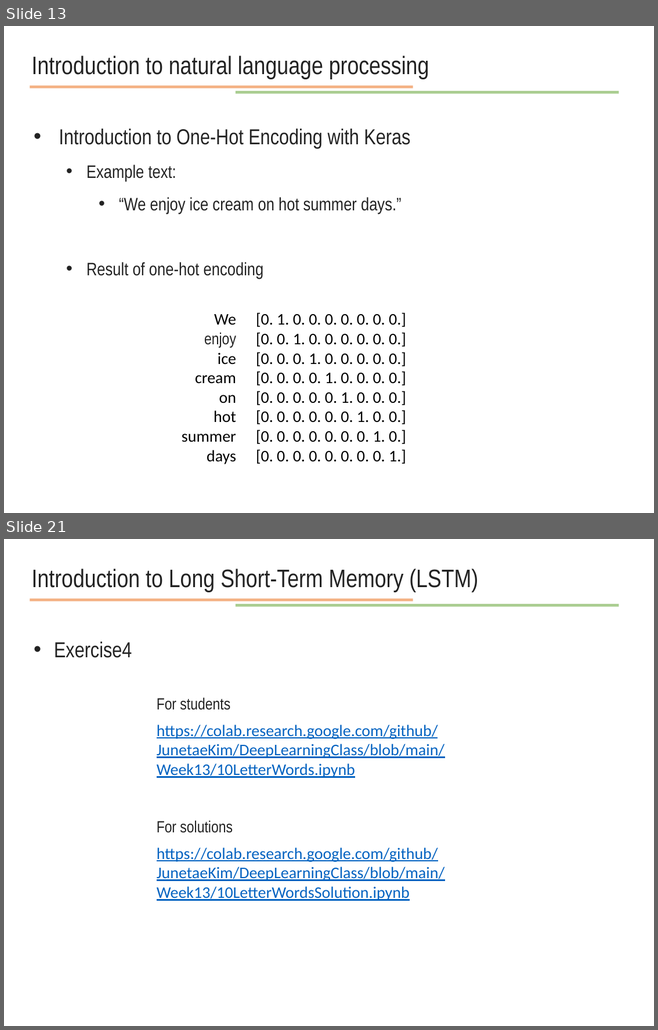
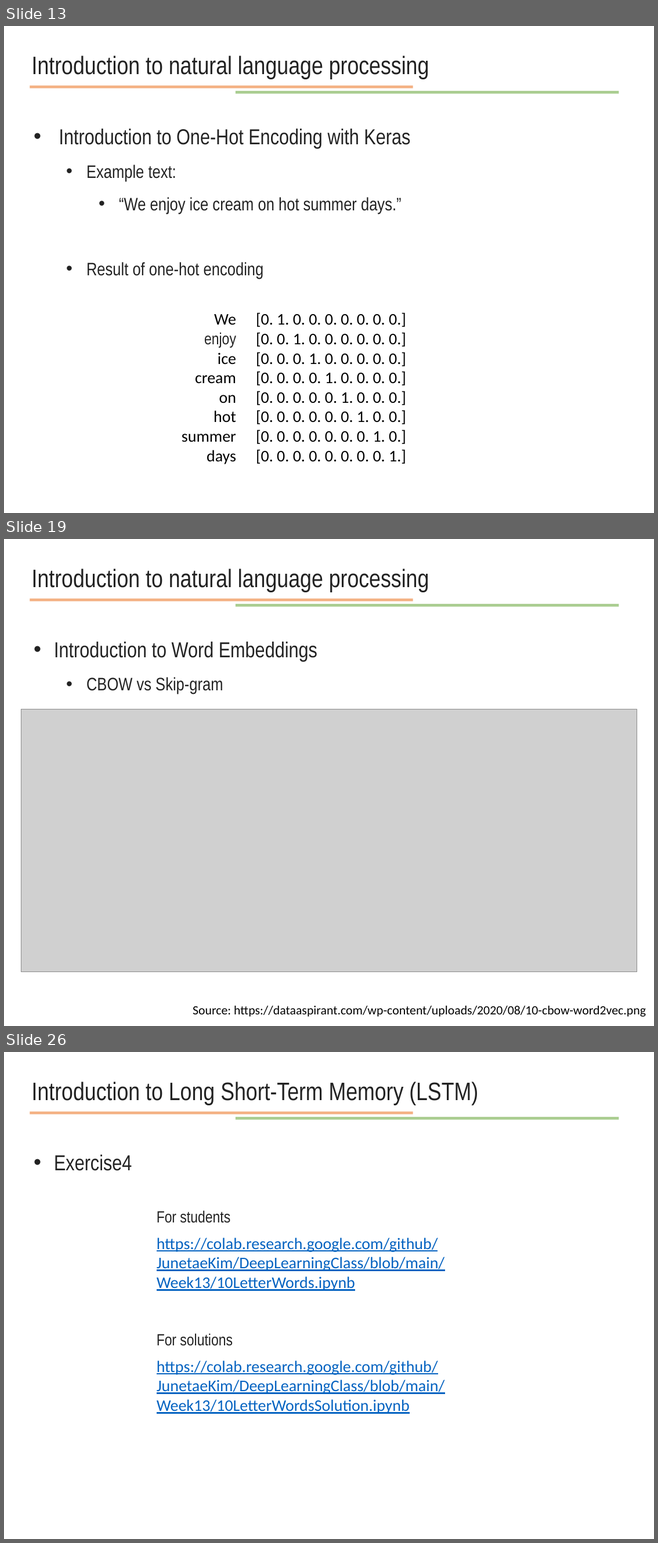
Before and after one commit to JunetaeKim/DeepLearningClass, a slide deck: Week14/week14 natural language processing.pptx. Shown one above the other, each under a label of ours: slides 13 and 21 before the commit, slides 13, 19 and 26 after it; the slides between them are not shown. The pictures are 658x1030 and 658x1543 pixels, drawn with LibreOffice and Linux fonts; fonts in the diff are those of the drawing; grey boxes stand for pictures. Boxes give left, top, right and bottom in pixels: in the first picture for what was removed or moved away, otherwise in the second. Text is boxed around its words. In the diff, an @@ line names an element or a change of style, - is before the commit and + after.

```diff
--- a/Week14/week14 natural language processing.pptx
+++ b/Week14/week14 natural language processing.pptx
@@ slide 19 added at (x1=4, y1=539, x2=654, y2=1026), background #FFFFFF @@
@@ text added at (x1=32, y1=569, x2=429, y2=592), 28 pt, text #222222 @@
+Introduction to natural language processing
@@ line added from (30, 600) to (412, 600), #ED7D31 3 pt @@
@@ line added from (235, 605) to (619, 605), #70AD47 3 pt @@
@@ text added at (x1=54, y1=642, x2=317, y2=694), 24 pt, text #222222 @@
+• Introduction to Word Embeddings
+  • CBOW vs Skip-gram
@@ picture added at (x1=21, y1=709, x2=636, y2=972) @@
@@ text added at (x1=192, y1=1006, x2=645, y2=1017), 14 pt, text #000000 @@
+Source: https://dataaspirant.com/wp-content/uploads/2020/08/10-cbow-word2vec.png
@@ what was slide 21 is now slide 26 @@
```
Also in this commit, not shown: 4 slides changed, 8 other slides added, 4 slides removed, 4 other files.
